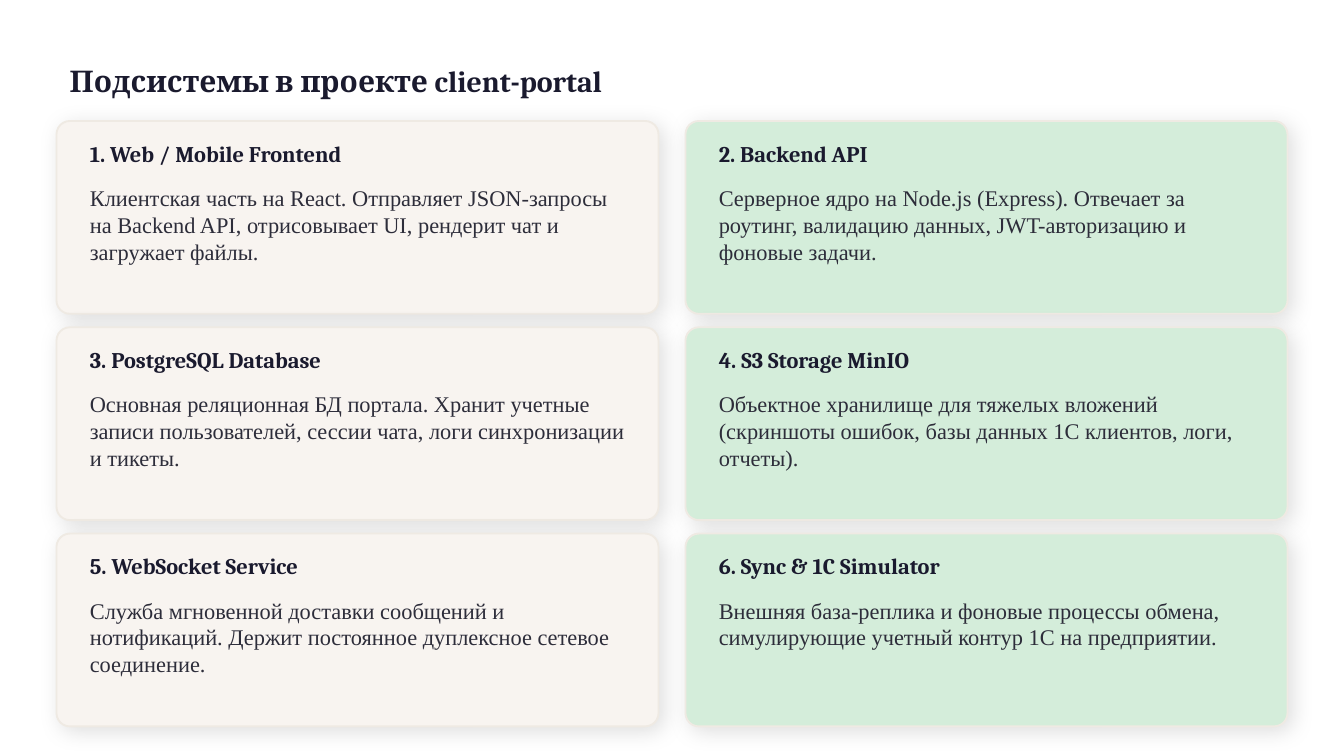
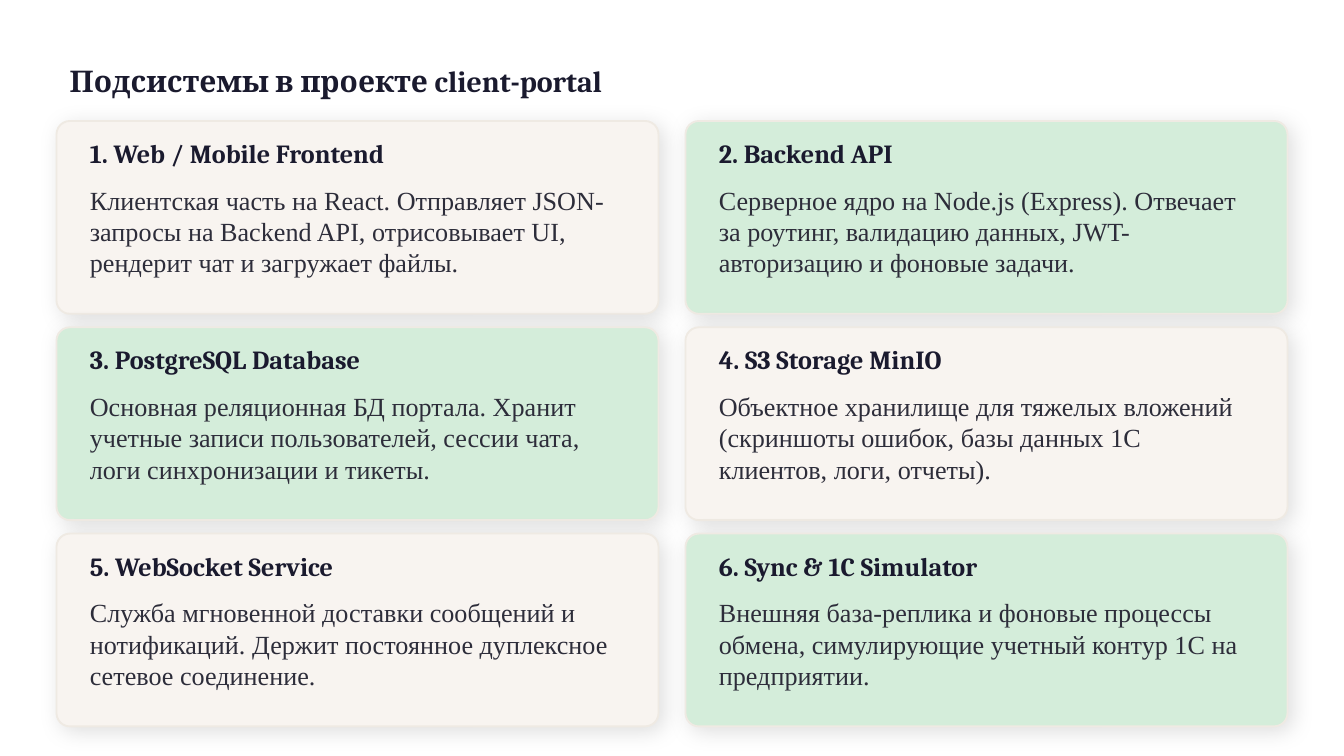
Before and after one commit to x2latte/tppo-presentation-hub--3-, a slide deck: slide 4 of presentations/output/P3_Интерфейс_подсистем.pptx. Drawn at 1344x756 pixels with LibreOffice and Linux fonts; fonts in the diff are those of the drawing. Boxes give left, top, right and bottom in pixels: in the first picture for what was removed or moved away, otherwise in the second. Text is boxed around its words. In the diff, an @@ line names an element or a change of style, - is before the commit and + after.

```diff
--- a/presentations/output/P3_Интерфейс_подсистем.pptx
+++ b/presentations/output/P3_Интерфейс_подсистем.pptx
@@ rounded rectangle at (x1=56, y1=328, x2=659, y2=521): fill #F8F4F0 to #D4EDDA @@
@@ rounded rectangle at (x1=685, y1=328, x2=1288, y2=521): fill #D4EDDA to #F8F4F0 @@
@@ size 12 to 14 pt in 12 elements at (x1=90, y1=145, x2=384, y2=163), (x1=90, y1=192, x2=604, y2=278), (x1=719, y1=145, x2=893, y2=163), (x1=719, y1=192, x2=1235, y2=278), (x1=90, y1=351, x2=360, y2=375), (x1=90, y1=398, x2=579, y2=485), (x1=719, y1=351, x2=941, y2=375), (x1=719, y1=397, x2=1233, y2=485), (x1=90, y1=558, x2=334, y2=576), (x1=90, y1=603, x2=608, y2=690), (x1=719, y1=558, x2=977, y2=582), (x1=719, y1=603, x2=1238, y2=691) @@
```
Also in this commit, not shown: 13 other slides changed, 9 other files.
